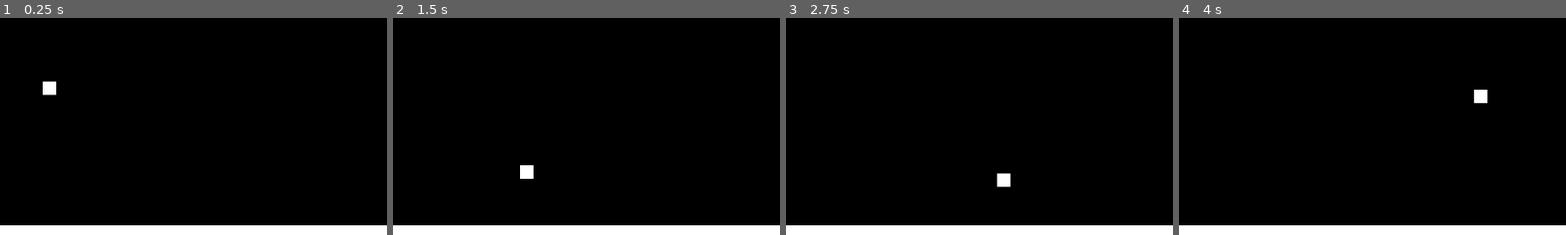
Above: before the commit, frames 1-4 (left to right).
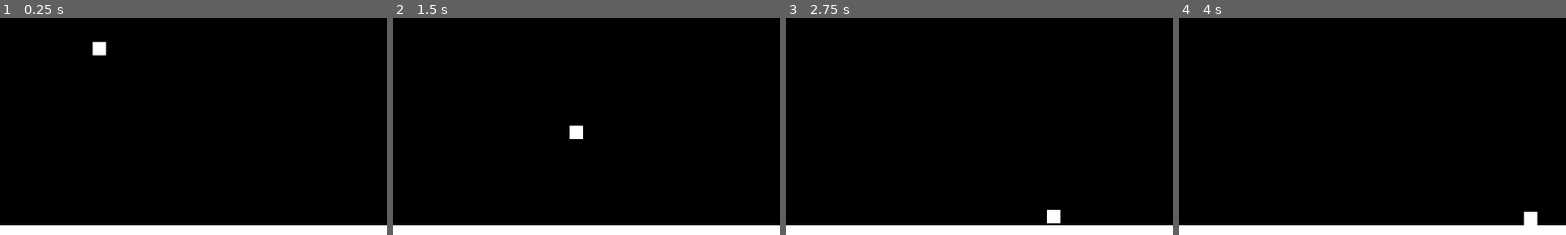
Above: after the commit, the same moments.

Repository: Haigsov/pong
Game: Godot game, scene res://main/main.tscn
Two runs of this game, one before a commit and one after it. Both use one fixed random seed, a clock stepped at 60 frames per second and the inputs below.
Inputs:
- Up to frame 1 (0.25 s): no input
- Up to frame 2 (1.5 s): hold W (player 2 up) 0.53-1.28 s; hold S (player 2 down) from 1.28 s (still down)
- Up to frame 3 (2.75 s): release S (player 2 down) at 2.03 s; hold W (player 2 up) from 2.03 s (still down)
- Up to frame 4 (4 s): release W (player 2 up) at 3.53 s; hold S (player 2 down) from 3.53 s (still down)
The pictures show only the part of the screen within x 39-89%, y 49-99%; the shares and areas given below are measured in that part.

The runs differ from the first frame. In frame 1, 0.5% of the frame differs, in the area x 11-28%, y 10-36%; in frame 2, 0.4%; in frame 3, 0.5%; in frame 4, 0.5%.

Commit message:
Tweaked player controls, changed ball location

Diff:
--- a/ball/ball.gd
+++ b/ball/ball.gd
@@ -17,7 +17,7 @@
 	area_2d.body_entered.connect(_on_area_2d_body_entered)
 
 
-func _physics_process(delta: float) -> void:
+func _physics_process(_delta: float) -> void:
 	move_ball()
 
 
@@ -26,6 +26,7 @@
 	move_and_slide()
 
 func _on_area_2d_body_entered(body: CollisionObject2D) -> void:
+	print("touch")
 	if body is StaticBody2D:
 		velocity.y = velocity.y * -1
 	elif body is CharacterBody2D:
--- a/main/main.tscn
+++ b/main/main.tscn
@@ -15,7 +15,7 @@
 scale = Vector2(-632.329, 9.92294)
 
 [node name="Ball" parent="." instance=ExtResource("2_pjrb6")]
-position = Vector2(500, 400)
+position = Vector2(574, 341)
 
 [node name="Player 1" parent="." instance=ExtResource("3_xwkvk")]
 position = Vector2(10, 350)
--- a/player/player.gd
+++ b/player/player.gd
@@ -1,25 +1,26 @@
 extends CharacterBody2D
 
 @export var is_player1:bool = true
+@export var is_ai:bool = false
 var dir:float
 var speed:int = 200
 var movement_keys:Dictionary[String, Variant]
 
 const p1_controls:Dictionary[String, Variant] = {
+	"up" : "player 2 up",
+	"down" : "player 2 down"
+}
+
+const p2_controls:Dictionary[String, Variant] = {
 	"up": "ui_up",
 	"down": "ui_down",
 }
 
-const p2_controls:Dictionary[String, Variant] = {
-	"up" : "player 2 up",
-	"down" : "player 2 down"
-}
-
 func _ready() -> void:
 	if is_player1:
+		movement_keys = p1_controls
+	else:
 		movement_keys = p2_controls
-	else:
-		movement_keys = p1_controls
 
 func _physics_process(_delta: float) -> void:
 	player_move()
